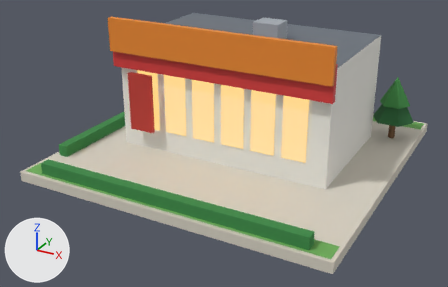
What one commit did to the glTF model cities-skylines-2/public/models/11.glb.
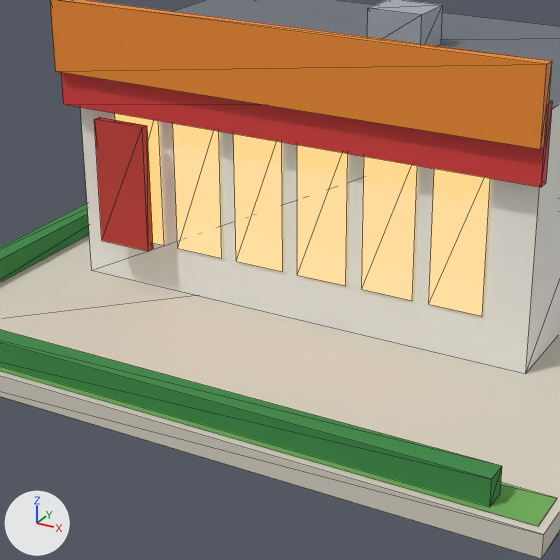
Old and new are each drawn whole from a 50 mm lens placed at (0.828, -1.623, 0.835), pointed at (-0.017, -0.086, 0.067) and again close up on the part from 19% to 76% of the width and 6% to 96% of the height. The lights are fixed; the arrows at lower left show +X, +Y and +Z. The last two pictures show the newer version. The close-ups show mesh edges as thin lines. Vertices at exactly the same position are counted once.

Script lines for the objects in view, before the commit:
```python
me_b11 = bpy.data.meshes.new('b11')
me_b11.from_pydata(...)  # 166 vertices, 174 faces; spans x -0.48..0.48, y -0.48..0.48, z 0.0..0.44
me_b11.materials.append(mat_paving)  # pale yellow #d8d2c4
me_b11.materials.append(mat_grass)  # green #6fae5a
me_b11.materials.append(mat_hedge)  # green #3b8a47
me_b11.materials.append(mat_wall_white)  # white #f3f1ea
me_b11.materials.append(mat_roof_flat)  # grey #6d747d
me_b11.materials.append(mat_glow_window)  # blue #3d5a82, glowing orange #ffd27a
me_b11.materials.append(mat_sign_red)  # red #d63a3a
me_b11.materials.append(mat_sign_orange)  # orange #ee8a2c
me_b11.materials.append(mat_wall_red)  # red #c23b32
me_b11.materials.append(mat_metal)  # grey #a9b0b8
me_b11.materials.append(mat_trunk)  # brown #7a5a3a
me_b11.materials.append(mat_tree_green)  # green #3f8a45
me_b11.materials.append(mat_tree_dark)  # dark green #2c6a3a
ob_b11 = bpy.data.objects.new('b11', me_b11)
ob_b11.location = (0.0, 0.0, 0.0)
```
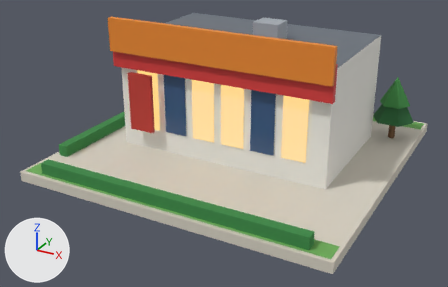
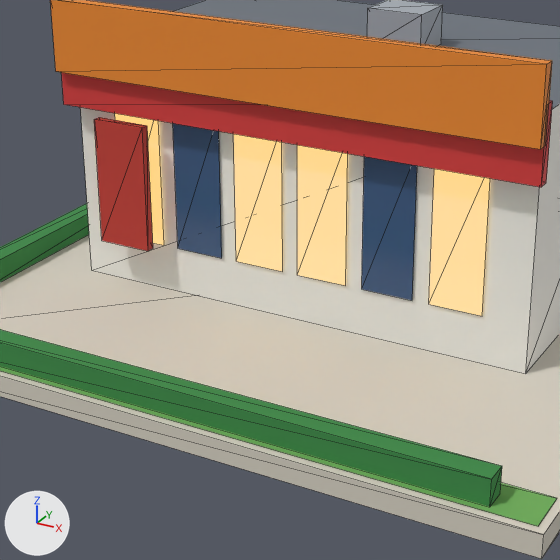
What differs and where, as boxes [x1, y1, x2, y2] in the close-ups (560 x 560 px; the box of a moved part takes in the faces that stretch with it):
'b11', reshaped, recoloured (pale yellow to blue)
    both: [0, 0, 560, 559]
part 1 of me_b11, moved or reshaped
    before: [173, 123, 222, 258]
    after: [233, 134, 283, 272]
part 2 of me_b11, moved or reshaped
    before: [233, 134, 283, 272]
    after: [297, 145, 348, 286]
part 3 of me_b11, moved or reshaped
    before: [297, 145, 348, 286]
    after: [429, 169, 490, 316]
part 4 of me_b11, moved or reshaped
    before: [362, 157, 417, 300]
    after: [173, 123, 222, 258]
part 5 of me_b11, moved or reshaped
    before: [429, 169, 490, 316]
    after: [362, 157, 417, 300]
part 6 of me_b11, recoloured (darker)
    before: [362, 157, 417, 300]
    after: [173, 123, 417, 300]

The change, as a list of edits to the scene's bpy script:
```text
Add mat_glass_dark:
    mat_glass_dark = principled_material('glass_dark')
    mat_glass_dark.base_color = (0.0467, 0.102, 0.223)  # blue #3d5a82
    mat_glass_dark.roughness = 0.2
Change me_b11:
    where me_b11.from_pydata(...)  # 166 vertices, 174 faces; spans x -0.48..0.48, y -0.48..0.48, z 0.0..0.44
    used by ob_b11; location = (0.0, 0.0, 0.0)
    me_b11 part 1: the loose piece of 4 vertices spanning x -0.182..-0.108, y -0.158, z 0.098..0.302 is moved by (0.097, 0.0, 0.0)
    me_b11 part 2: the loose piece of 4 vertices spanning x -0.085..-0.012, y -0.158, z 0.098..0.302 is moved by (0.097, 0.0, 0.0)
    me_b11 part 3: the loose piece of 4 vertices spanning x 0.012..0.085, y -0.158, z 0.098..0.302 is moved by (0.193, 0.0, 0.0)
    me_b11 part 4: the loose piece of 4 vertices spanning x 0.108..0.182, y -0.158, z 0.098..0.302 is moved by (-0.29, 0.0, 0.0)
    me_b11 part 5: the loose piece of 4 vertices spanning x 0.205..0.278, y -0.158, z 0.098..0.302 is moved by (-0.097, 0.0, 0.0)
    me_b11 part 6: all 4 faces centred in x 0.133..0.254, y -0.158, z 0.166..0.234 switch from mat_glow_window (blue #3d5a82, glowing orange #ffd27a) to mat_glass_dark (blue #3d5a82)
```
